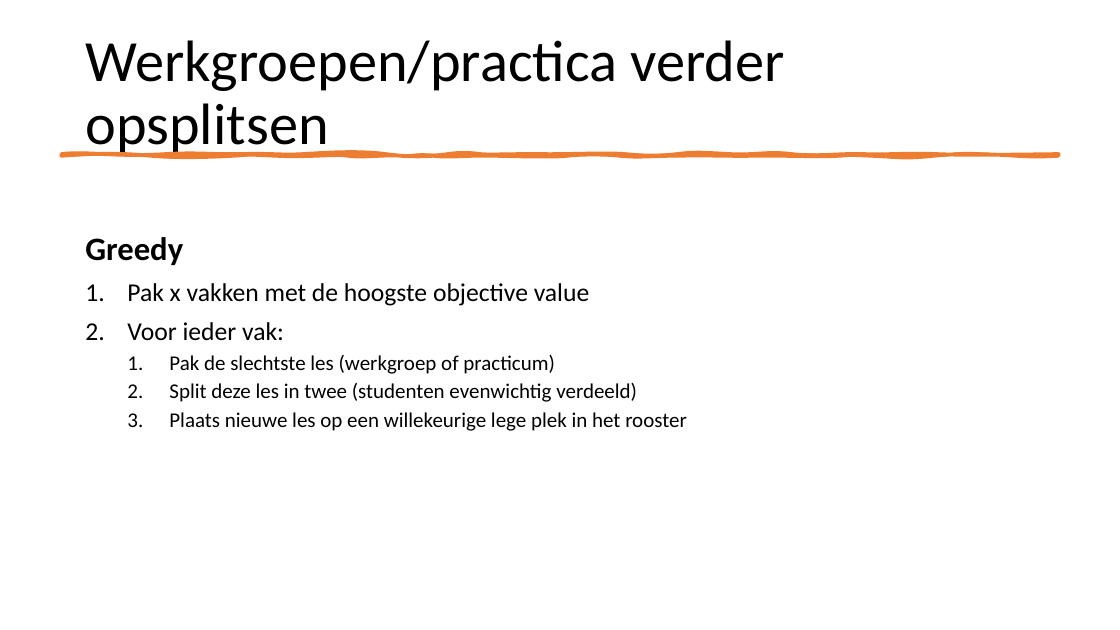
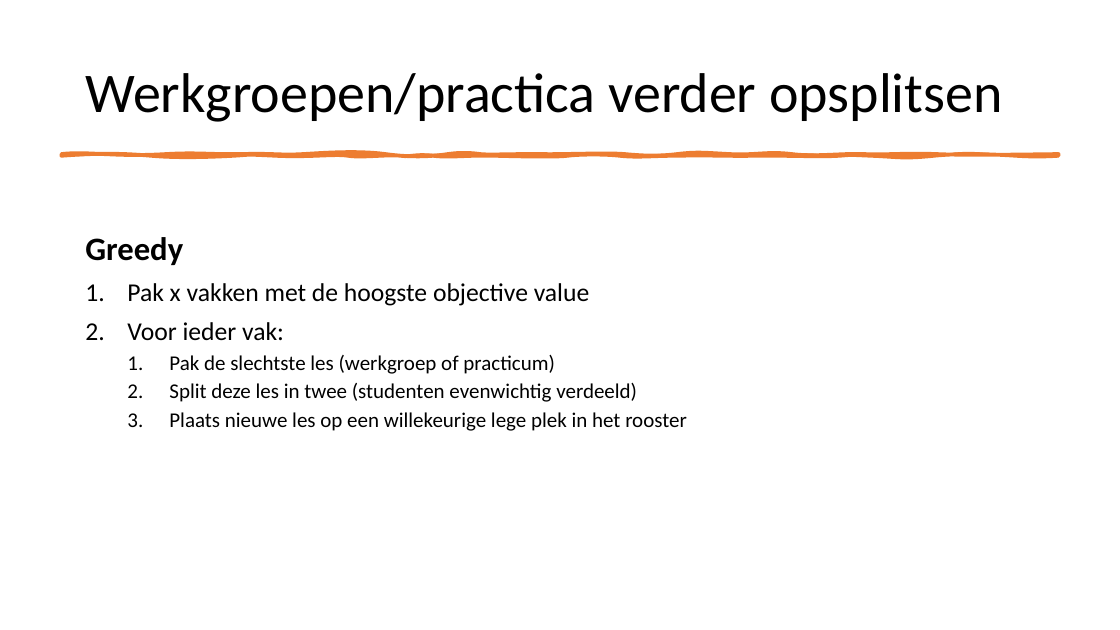
Before and after one commit to NinaAlblasMinorAI/RoosterRulers, a slide deck: slide 10 of doc/Presentatie.pptx. Drawn at 1120x630 pixels with LibreOffice and Linux fonts; fonts in the diff are those of the drawing. Boxes give left, top, right and bottom in pixels: in the first picture for what was removed or moved away, otherwise in the second. Text is boxed around its words. In the diff, an @@ line names an element or a change of style, - is before the commit and + after.

```diff
--- a/doc/Presentatie.pptx
+++ b/doc/Presentatie.pptx
@@ title "Werkgroepen/practica verder opsplitsen" at [85, 73, 1002, 122]: size 50 to 48 pt @@
```
Also in this commit, not shown: 14 other slides changed.
